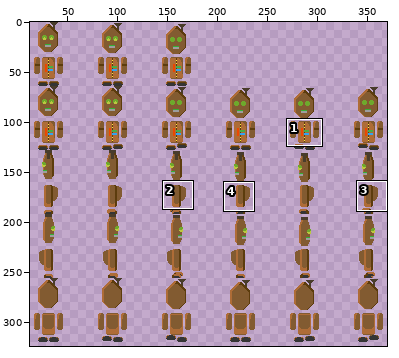
Two states of a sprite sheet, Data/gfx/actors/player.png. The picture above shows the old version from afar; the outline marks the close-up.
Close-up. Earlier state:
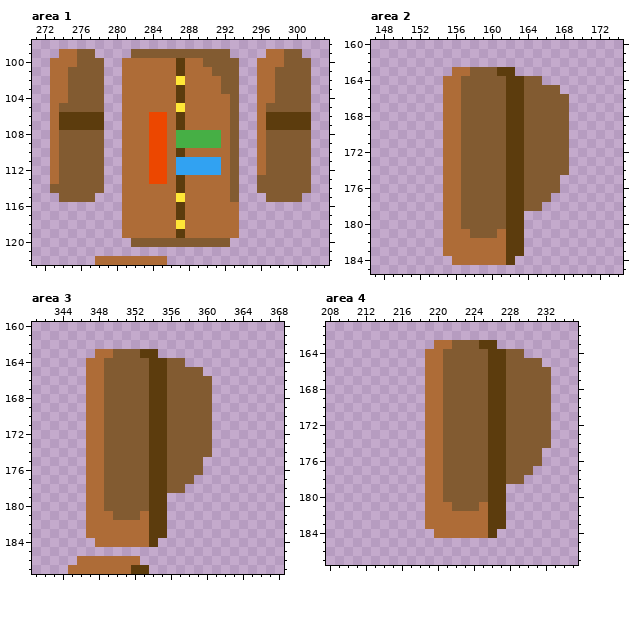
The file is 512x512 pixels. Shown: area 1: x 271..303, y 98..122; area 2: x 147..174, y 160..185; area 3: x 341..368, y 160..187; area 4: x 208..235, y 161..187. The wide view leaves out empty margins. The commit also changed other parts of the picture, which this record leaves out.
After the commit:
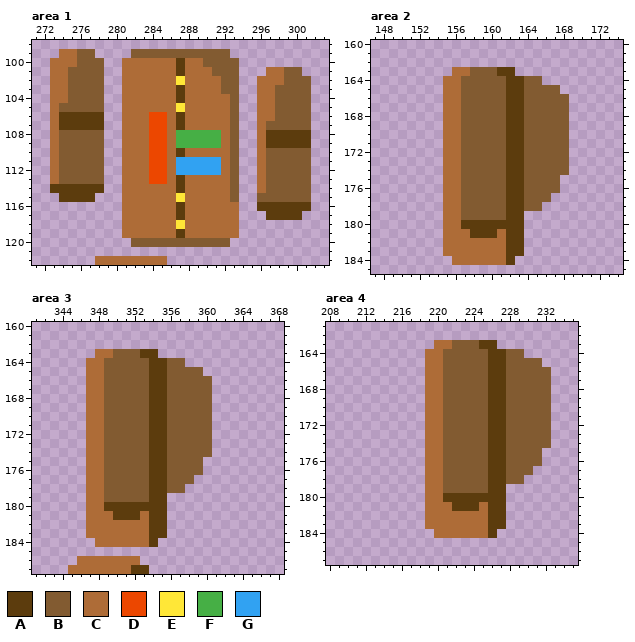
Palette (. is transparent): A #5c3c0d  B #825b31  C #ae6c37  D #ec4700  E #ffe737  F #46af45  G #31a2f2
Changes in this commit:
--- area 1
@@ x 294..303 @@
  98 ..........
- 99 ...CCBB...
-100 ..CCCBBB..
-101 ..CCBBBB..
-102 ..CCBBBB..
+ 99 ..........
+100 ..........
+101 ...CCBB...
+102 ..CCCBBB..
 103 ..CCBBBB..
 104 ..CCBBBB..
-105 ..CBBBBB..
-106 ..CAAAAA..
-107 ..CAAAAA..
-108 ..CBBBBB..
-109 ..CBBBBB..
+105 ..CCBBBB..
+106 ..CCBBBB..
+107 ..CBBBBB..
+108 ..CAAAAA..
+109 ..CAAAAA..
 110 ..CBBBBB..
@@ x 271..303 @@
 112 ..CBBBBB..CCCDDCGGGGGCB..CBBBBB..
-113 ..CBBBBB..CCCDDCACCCCCB..BBBBBB..
-114 ..BBBBBB..CCCCCCACCCCCB..BBBBBB..
-115 ...BBBB...CCCCCCECCCCCB...BBBB...
-116 ..........CCCCCCACCCCCC..........
-117 ..........CCCCCCACCCCCC..........
+113 ..CBBBBB..CCCDDCACCCCCB..CBBBBB..
+114 ..AAAAAA..CCCCCCACCCCCB..CBBBBB..
+115 ...AAAA...CCCCCCECCCCCB..BBBBBB..
+116 ..........CCCCCCACCCCCC..AAAAAA..
+117 ..........CCCCCCACCCCCC...AAAA...
 118 ..........CCCCCCECCCCCC..........
--- area 2
@@ x 155..163 @@
 179 CCBBBBBAA
-180 CCBBBBBAA
-181 CCCBBBCAA
+180 CCAAAAAAA
+181 CCCAAACAA
 182 CCCCCCCAA
--- area 3
@@ x 347..355 @@
 179 CCBBBBBAA
-180 CCBBBBBAA
-181 CCCBBBCAA
+180 CCAAAAAAA
+181 CCCAAACAA
 182 CCCCCCCAA
--- area 4
@@ x 219..227 @@
 179 CCBBBBBAA
-180 CCBBBBBAA
-181 CCCBBBCAA
+180 CCAAAAAAA
+181 CCCAAACAA
 182 CCCCCCCAA
Boxes around the changes in both close-ups, in picture pixels (x1, y1, x2, y2):
changed: (257, 49, 311, 148)
changed: (257, 175, 311, 220)
changed: (50, 184, 104, 202)
changed: (461, 220, 506, 238)
changed: (104, 502, 149, 520)
changed: (443, 493, 488, 511)
